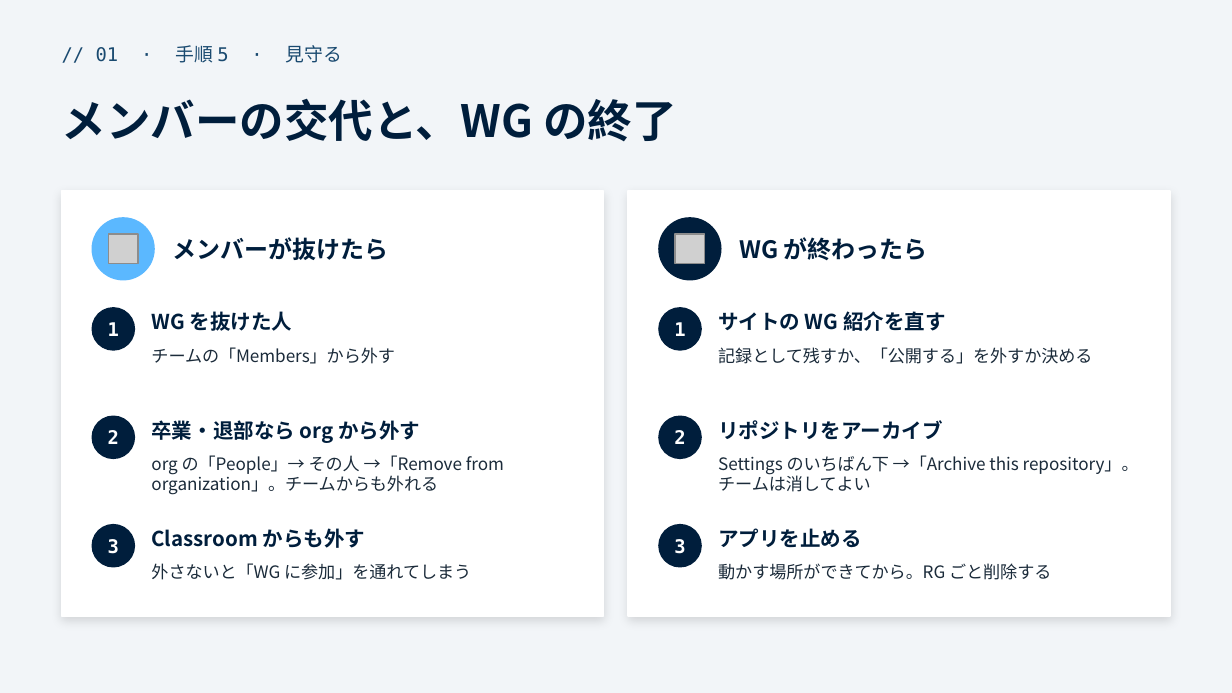
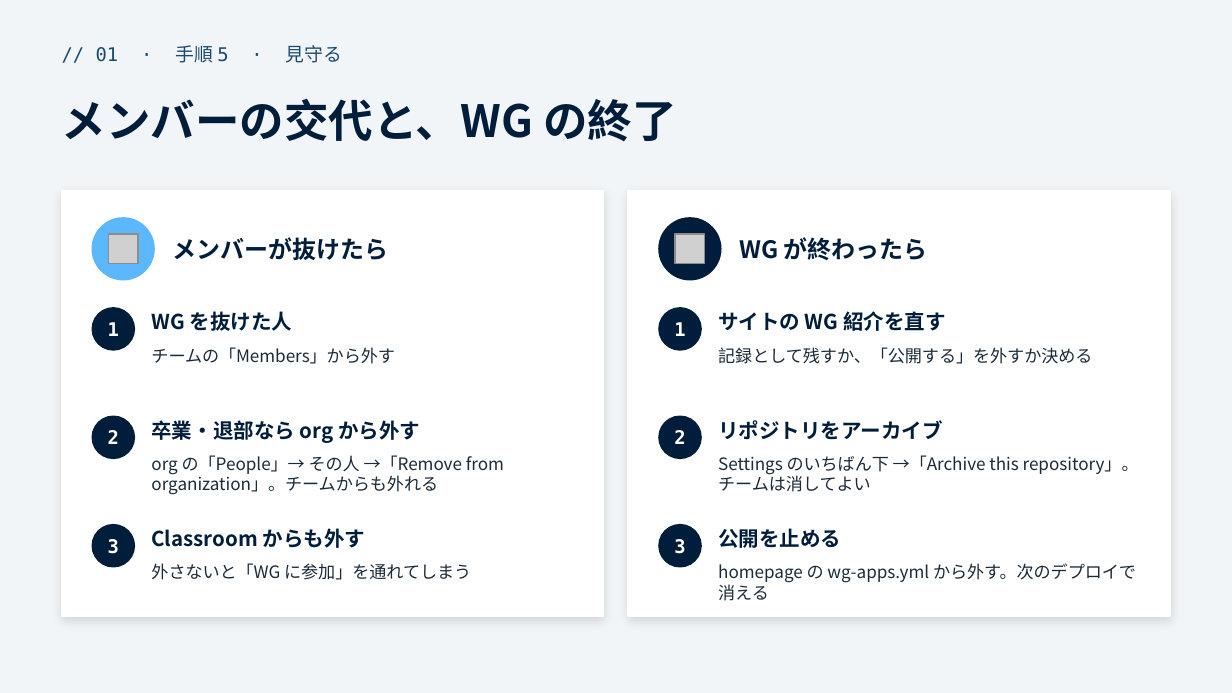
Before and after one commit to funITclub/homepage, a slide deck: slide 9 of static/guide/01_リポジトリの作り方と運用.pptx. Drawn at 1232x693 pixels with LibreOffice and Linux fonts; fonts in the diff are those of the drawing; grey boxes stand for pictures. Boxes give left, top, right and bottom in pixels: in the first picture for what was removed or moved away, otherwise in the second. Text is boxed around its words. In the diff, an @@ line names an element or a change of style, - is before the commit and + after.

```diff
--- a/static/guide/01_リポジトリの作り方と運用.pptx
+++ b/static/guide/01_リポジトリの作り方と運用.pptx
@@ text at bbox=[718, 528, 841, 548]: text changed @@
-アプリを止める
+公開を止める
@@ text at bbox=[718, 563, 1136, 601]: text changed @@
-動かす場所ができてから。RG ごと削除する
+homepage の wg-apps.yml から外す。次のデプロイで消える
```
Also in this commit, not shown: 1 slide added, 2 other files.
